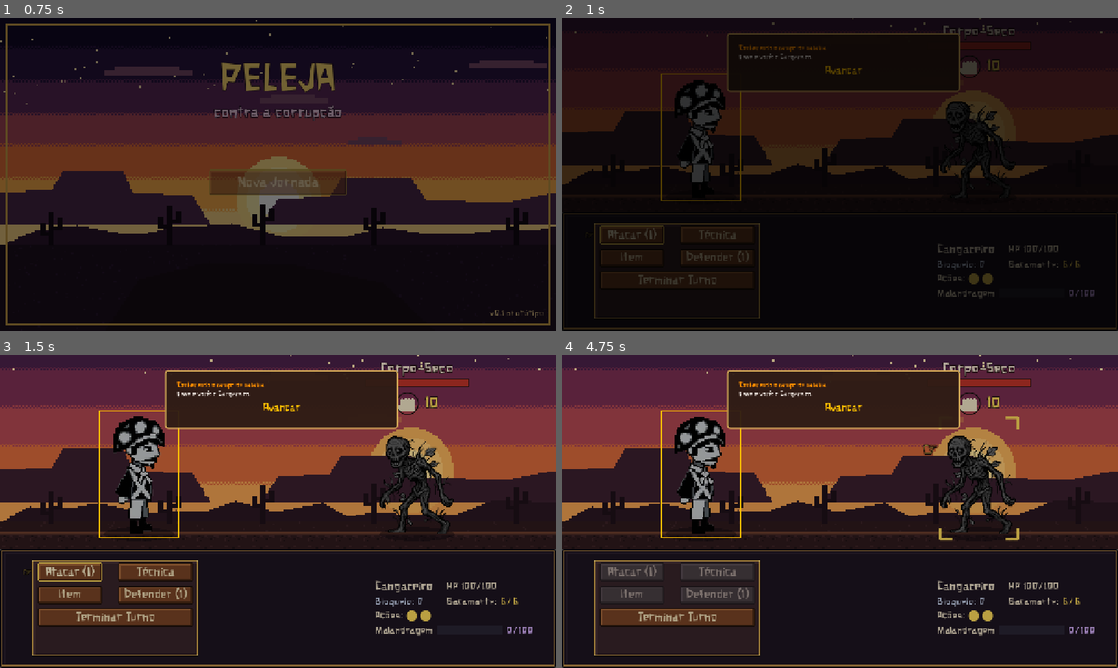
Above: before the commit, frames 1-4 (two rows, left to right).
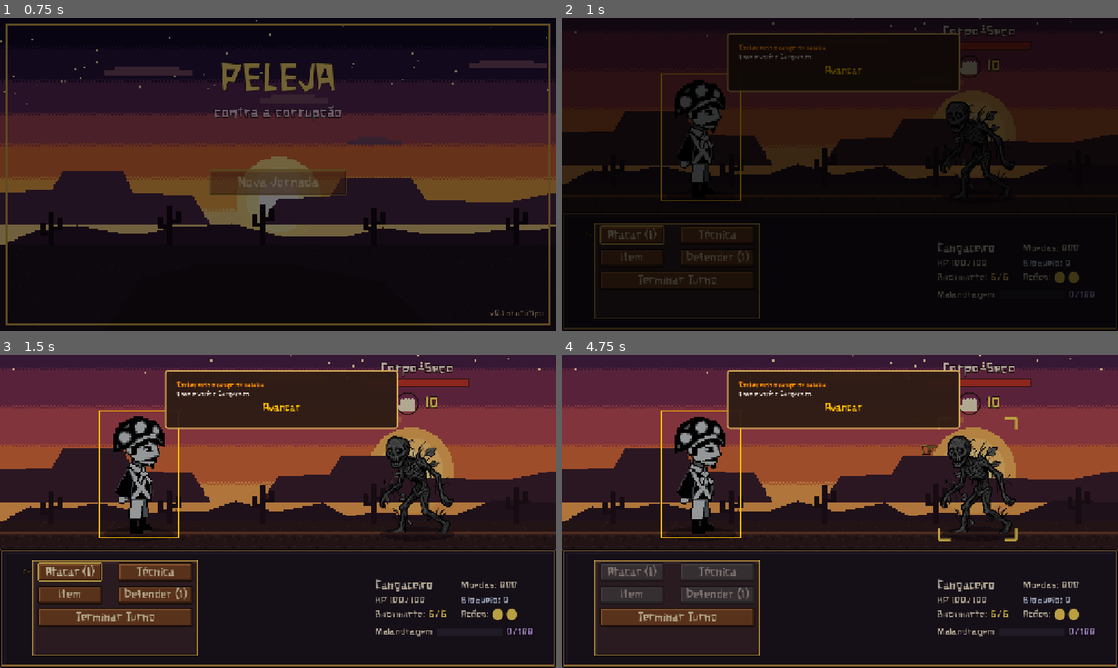
Above: after the commit, the same moments.

Repository: InkoLHP/Peleja
Game: Godot game, scene res://scenes/main_menu.tscn
Same seed, same stepped clock (60 frames per second), same inputs: the game is played once before the commit and once after it.
Inputs (mouse positions are in pixels of both pictures, inside the frame that each line leads up to):
- Up to frame 1 (0.75 s): tap Enter (ui_accept) at 0.5 s; move the mouse to (400, 158) at 0.52 s; hold D (nav_right) from 0.53 s (still down); tap Backspace at 0.6 s; click (400, 158) at 0.67 s
- Up to frame 2 (1 s): keep holding D (nav_right); tap Enter (ui_accept) at 0.77 s
- Up to frame 3 (1.5 s): release D (nav_right) at 1.25 s; drag from (166, 527) to (250, 574) at 1.27 s
- Up to frame 4 (4.75 s): click "Atacar (1)" at 2 s; move the mouse to (895, 442) at 2.77 s; hold D (nav_right) 2.78-3.5 s; tap Backspace at 2.85, 4.35 s; drag from (812, 574) to (673, 464) at 3.52 s; move the mouse to (1006, 558) at 4.27 s; hold A (nav_left) from 4.28 s (still down); tap Enter (ui_accept) at 4.52 s

Frame 1 is identical in both runs. In frame 2, 0.8% of the frame differs, in the area x 67-96%, y 71-90%; in frame 3, 1.2%; in frame 4, 1.4%, in the area x 64-96%, y 19-90%.

Commit message:
Update combat.tscn

Diff:
--- a/game-jam+/scenes/combat.tscn
+++ b/game-jam+/scenes/combat.tscn
@@ -179,6 +179,10 @@
 anchors_preset = 15
 anchor_right = 1.0
 anchor_bottom = 1.0
+offset_left = -3.0
+offset_top = 1.0
+offset_right = -3.0
+offset_bottom = 1.0
 grow_horizontal = 2
 grow_vertical = 2
 mouse_filter = 2
@@ -341,6 +345,13 @@
 theme_override_fonts/font = ExtResource("7_hrcy2")
 theme_override_font_sizes/font_size = 30
 text = "Cangaceiro"
+
+[node name="Moedas" type="Label" parent="BottomPanel/Margin/Row/InfoBox/StatusGrid" unique_id=1749039636]
+layout_mode = 2
+theme_override_colors/font_color = Color(0.9, 0.85, 0.75, 1)
+theme_override_fonts/font = ExtResource("7_hrcy2")
+theme_override_font_sizes/font_size = 25
+text = "Moedas: 000"
 
 [node name="InfoHp" type="Label" parent="BottomPanel/Margin/Row/InfoBox/StatusGrid" unique_id=2026999952]
 layout_mode = 2
